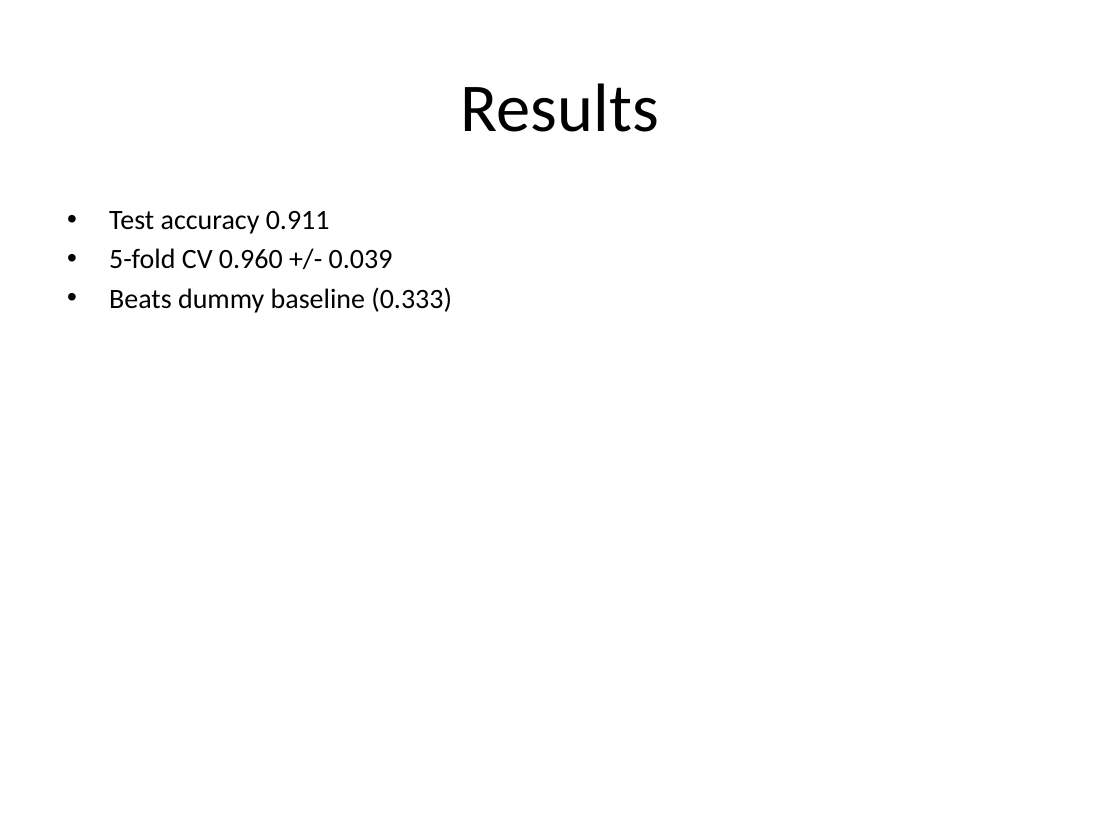
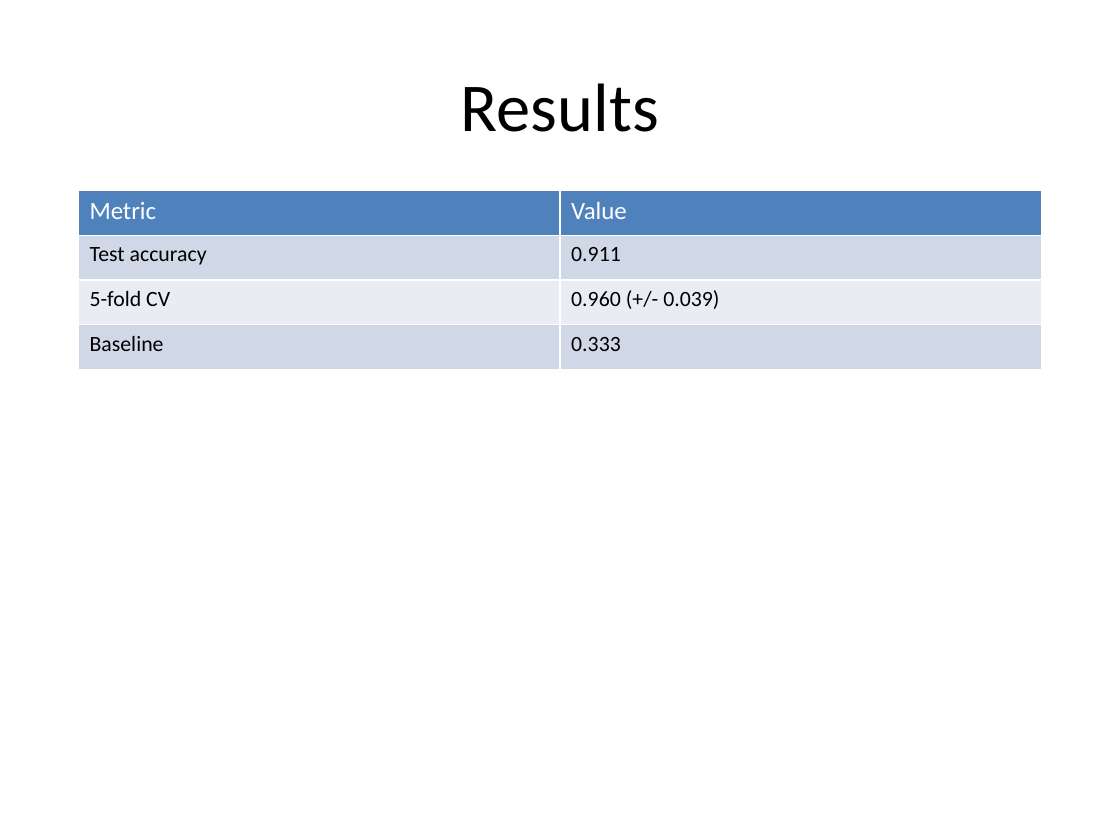
Before and after one commit to amirhossein-rahnama/datalab, a slide deck: slide 3 of examples/sample-outputs/iris-deck.pptx (slide 4 before the commit). Drawn at 1120x840 pixels with LibreOffice and Linux fonts; fonts in the diff are those of the drawing. Boxes give left, top, right and bottom in pixels: in the first picture for what was removed or moved away, otherwise in the second. Text is boxed around its words. In the diff, an @@ line names an element or a change of style, - is before the commit and + after.

```diff
--- a/examples/sample-outputs/iris-deck.pptx
+++ b/examples/sample-outputs/iris-deck.pptx
@@ table added at <box>78,190,1042,370</box>, 4 rows, 2 columns @@
+Metric | Value
+Test accuracy | 0.911
+5-fold CV | 0.960 (+/- 0.039)
+Baseline | 0.333
@@ text removed at <box>109,211,452,313</box> @@
-• Test accuracy 0.911
-• 5-fold CV 0.960 +/- 0.039
-• Beats dummy baseline (0.333)
```
Also in this commit, not shown: 1 other slide changed, 1 slide added, 1 slide removed, 15 other files.
